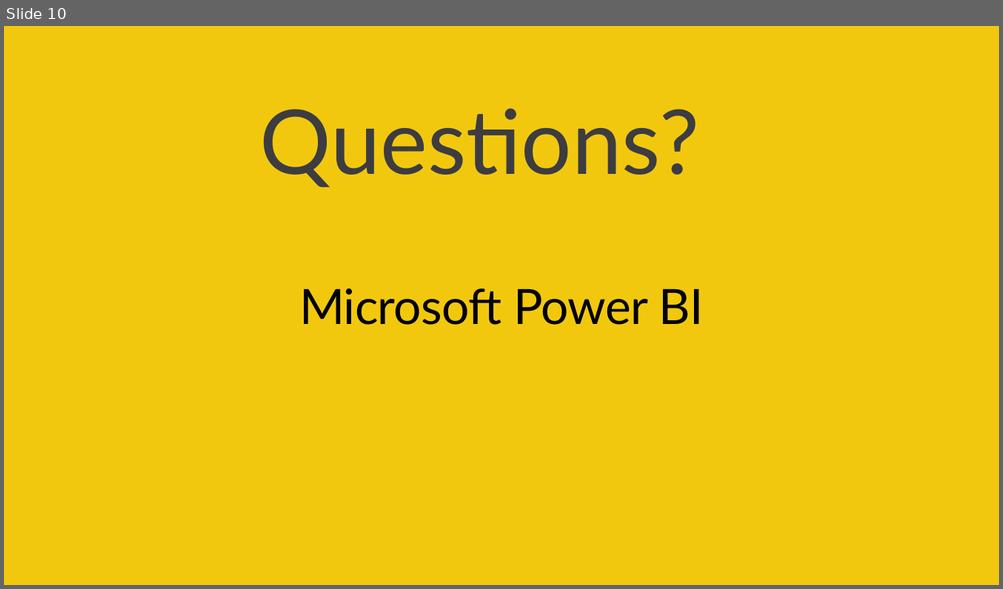
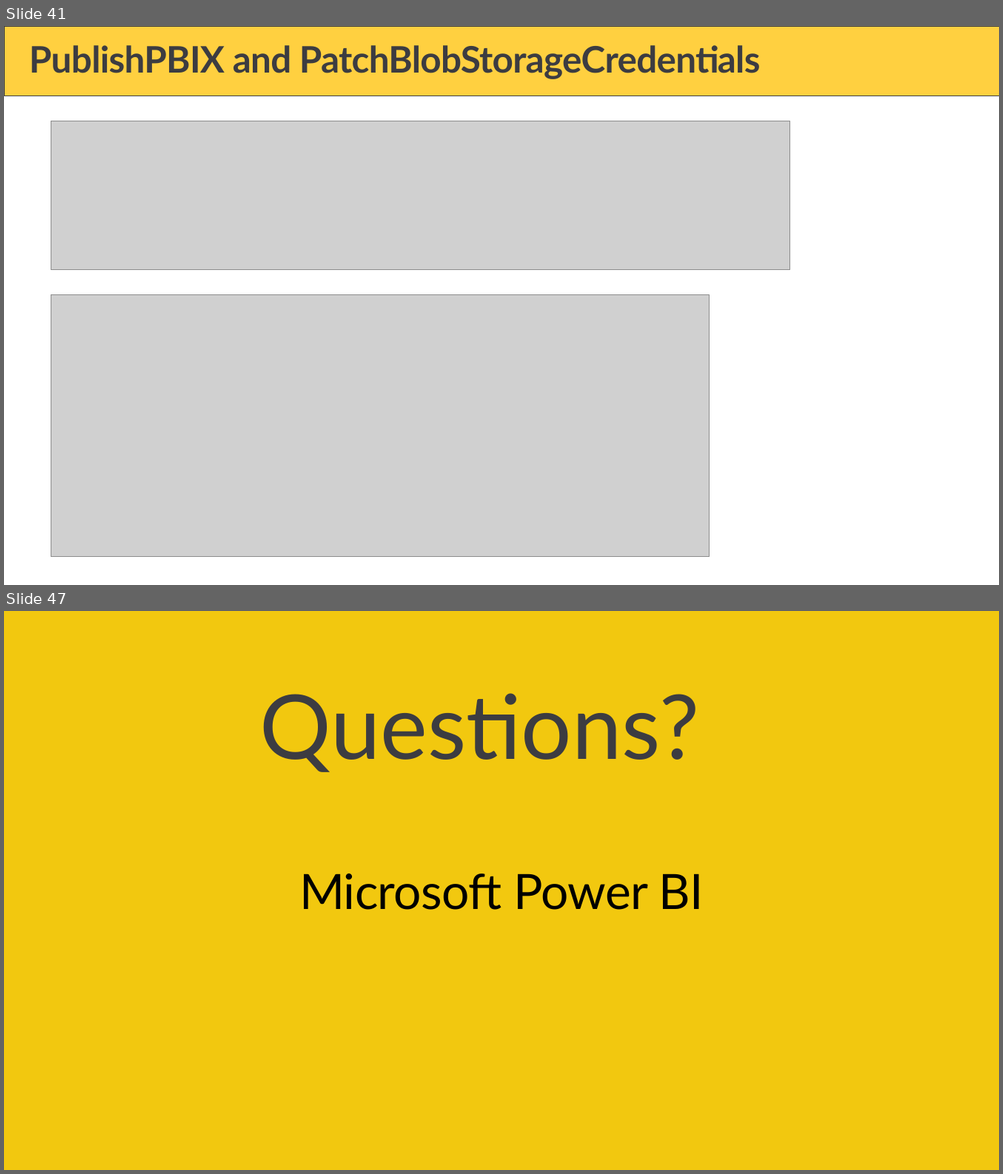
Before and after one commit to PowerBiDevCamp/Camp-Sessions, a slide deck: Session 23 - Developing for Power BI using Azure Functions.pptx. Shown one above the other, each under a label of ours: slide 10 before the commit, slides 41 and 47 after it; the slides between them are not shown. The pictures are 1003x589 and 1003x1174 pixels, drawn with LibreOffice and Linux fonts; fonts in the diff are those of the drawing; grey boxes stand for pictures; background and template pictures are left out. Boxes give left, top, right and bottom in pixels: in the first picture for what was removed or moved away, otherwise in the second. Text is boxed around its words. In the diff, an @@ line names an element or a change of style, - is before the commit and + after.

```diff
--- a/Session 23 - Developing for Power BI using Azure Functions.pptx
+++ b/Session 23 - Developing for Power BI using Azure Functions.pptx
@@ slide 41 added at (4,26,999,585), background #FFFFFF @@
@@ rectangle added at (4,26,999,96), fill #FFD040, outline #3C3C41 0.5 pt @@
@@ title added at (29,45,760,79), 36 pt, text #3C3C41, bold @@
+PublishPBIX and PatchBlobStorageCredentials
@@ picture added at (51,121,789,270) @@
@@ picture added at (51,295,709,557) @@
@@ what was slide 10 is now slide 47 @@
```
Also in this commit, not shown: 3 slides changed, 40 other slides added, 4 slides removed, 2 other files.
